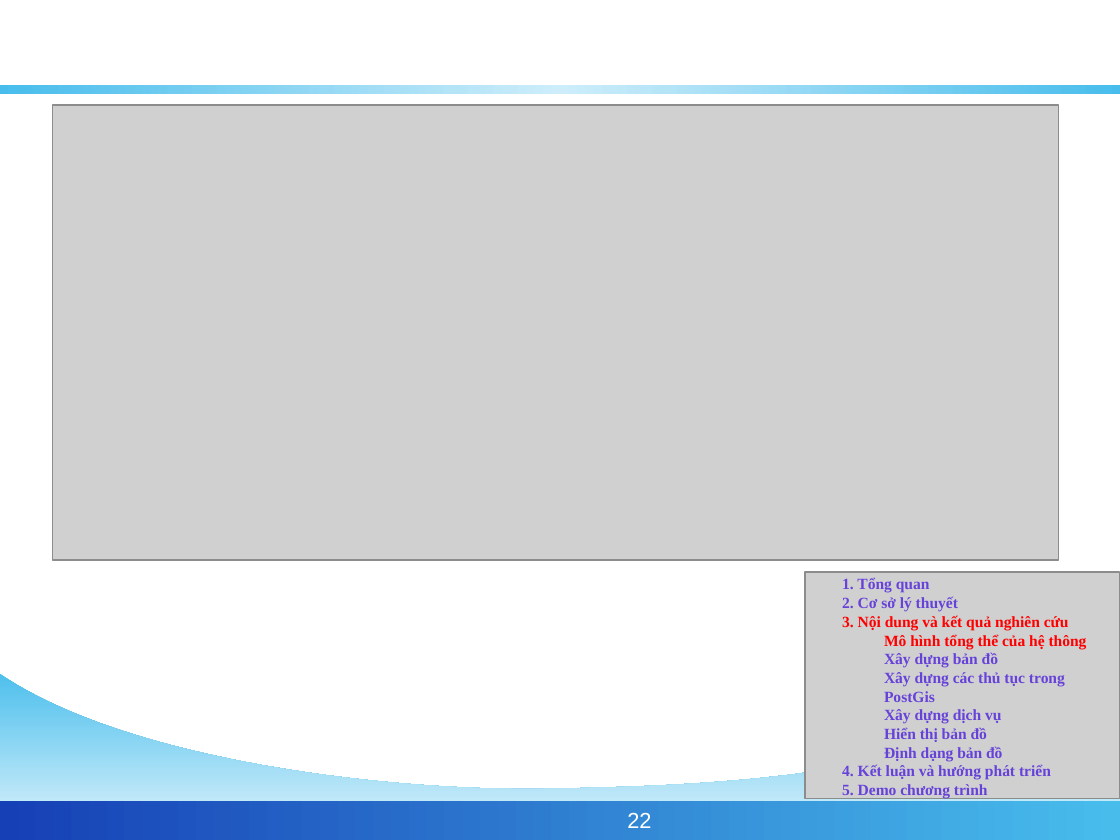
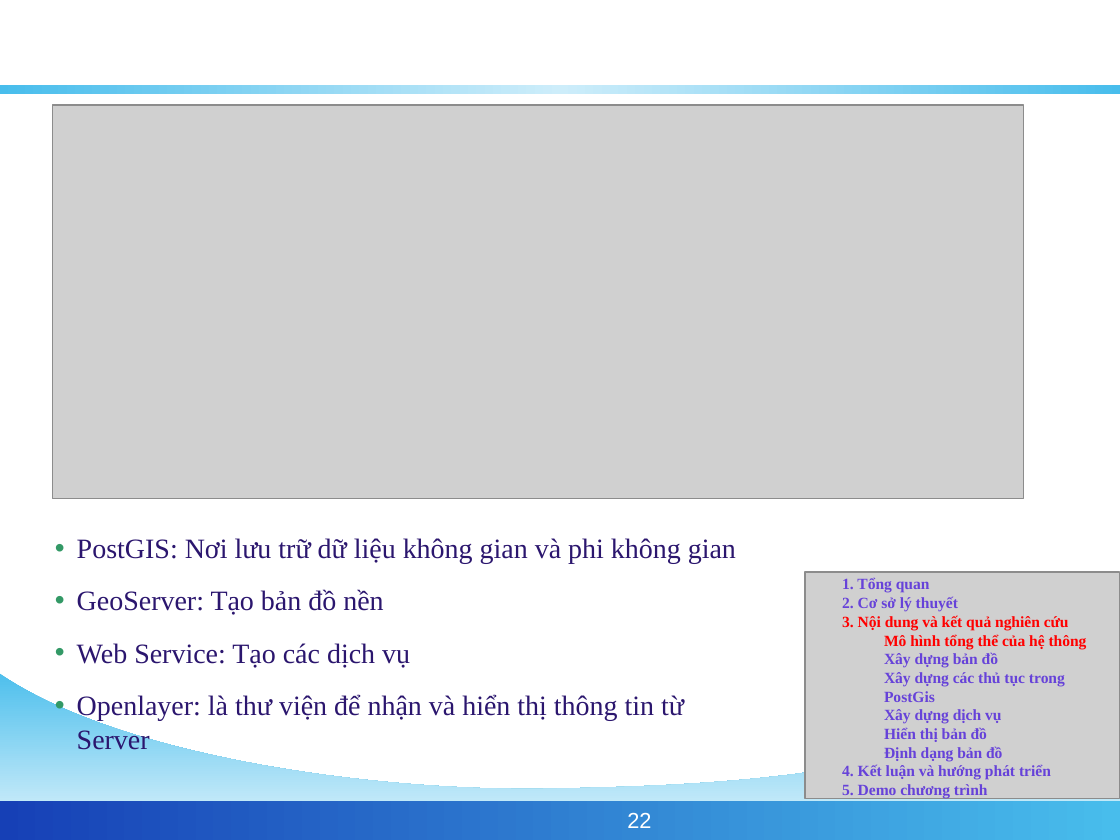
Before and after one commit to phamngsinh/cantho-webgis, a slide deck: slide 22 of Document/Bao Cao/BaoCaoLuanVan.ppt. Drawn at 1120x840 pixels with LibreOffice and Linux fonts; fonts in the diff are those of the drawing; grey boxes stand for pictures; background and template pictures are left out. Boxes give left, top, right and bottom in pixels: in the first picture for what was removed or moved away, otherwise in the second. Text is boxed around its words. In the diff, an @@ line names an element or a change of style, - is before the commit and + after.

```diff
--- a/Document/Bao Cao/BaoCaoLuanVan.ppt
+++ b/Document/Bao Cao/BaoCaoLuanVan.ppt
@@ picture: place and size @@
-picture at (53,105,1058,560)
+picture at (53,105,1024,500)
@@ text added at (77,538,736,750), 18 pt, text #2B166E @@
+• PostGIS: Nơi lưu trữ dữ liệu không gian và phi không gian
+• GeoServer: Tạo bản đồ nền
+• Web Service: Tạo các dịch vụ
+• Openlayer: là thư viện để nhận và hiển thị thông tin từ Server
```
Also in this commit, not shown: 1 other file.
